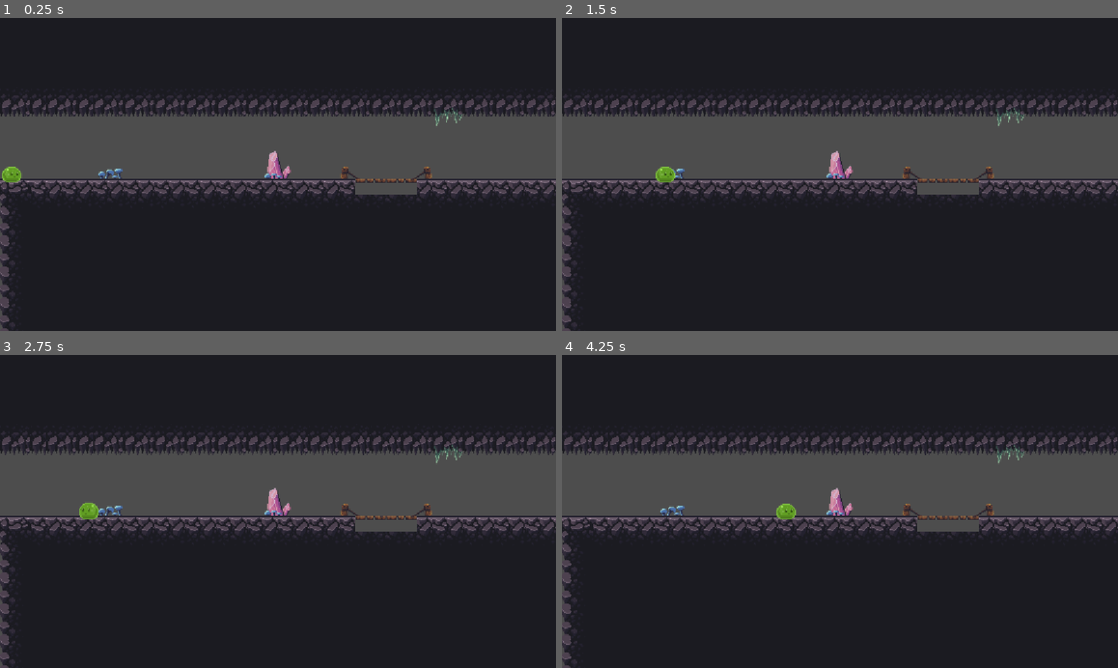
Above: before the commit, frames 1-4 (two rows, left to right).
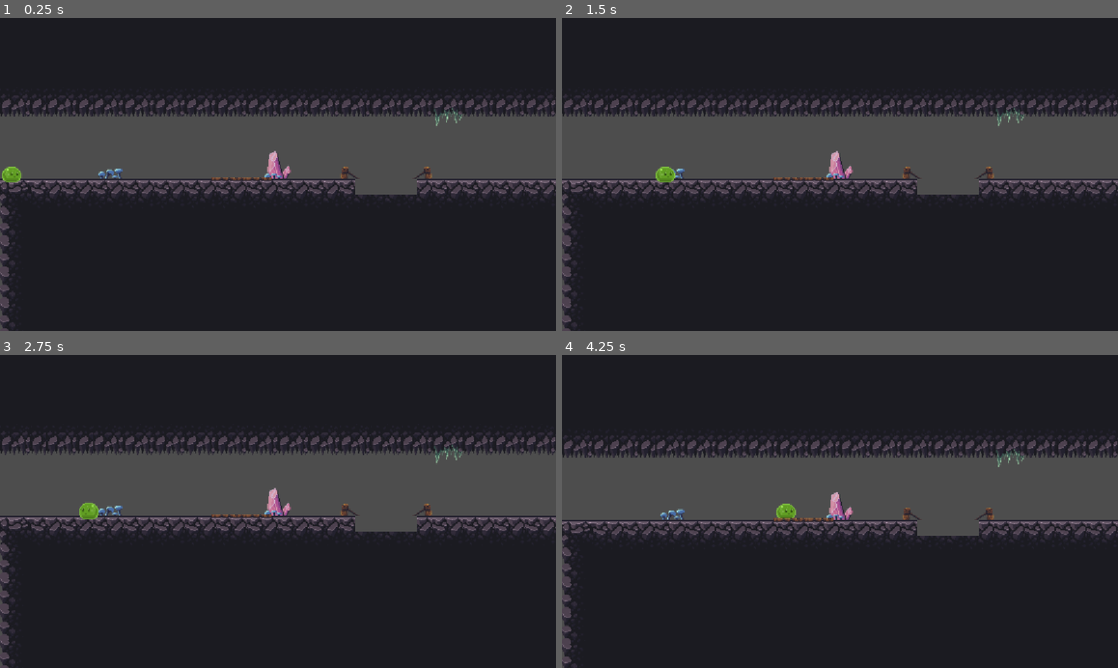
Above: after the commit, the same moments.

Repository: katfishkatfishing/bounce-
Game: Godot game, scene res://scenes/parkour/parkour.tscn
Two runs of this game, one before a commit and one after it. Both use one fixed random seed, a clock stepped at 60 frames per second and the inputs below. This scene is started directly instead of the project's main scene.
Inputs (mouse positions are in pixels of both pictures, inside the frame that each line leads up to):
- Up to frame 1 (0.25 s): no input
- Up to frame 2 (1.5 s): tap Enter at 0.5 s; move the mouse to (962, 158) at 0.52 s; hold W (up) 0.53-1.28 s; hold D (right) from 0.53 s (still down); click (962, 158) at 0.67 s; move the mouse to (728, 190) at 1.27 s; tap Alt at 1.35 s
- Up to frame 3 (2.75 s): tap W (up) at 1.52, 1.55, 1.82 s; move the mouse to (333, 442) at 2.02 s; release D (right) at 2.03 s; hold A (left) from 2.03 s (still down); hold W (up) from 2.03 s (still down); tap Shift at 2.1 s
- Up to frame 4 (4.25 s): move the mouse to (812, 574) at 2.77 s; release A (left) at 2.78 s; release W (up) at 2.78 s; hold D (right) from 2.78 s (still down); tap W (up) at 2.85, 3.02, 3.32 s; click (812, 574) at 2.92 s; move the mouse to (1006, 558) at 3.52 s; hold W (up) from 3.53 s (still down); tap Alt at 3.6 s

The runs differ from the first frame. In frame 1, 0.2% of the frame differs, in the area x 38-75%, y 50-53%; in frame 2, 0.2%; in frame 3, 0.2%; in frame 4, 7.4%, in the area x 0-100%, y 25-100%.

Commit message:
added trap bridge code

Diff:
--- a/bounce!/scenes/parkour/parkour.tscn
+++ b/bounce!/scenes/parkour/parkour.tscn
@@ -402,6 +402,20 @@
 
 [sub_resource type="WorldBoundaryShape2D" id="WorldBoundaryShape2D_g4v7s"]
 
+[sub_resource type="GDScript" id="GDScript_16dot"]
+script/source = "extends AnimatableBody2D
+
+
+# Called when the node enters the scene tree for the first time.
+func _ready() -> void:
+	pass # Replace with function body.
+
+
+# Called every frame. 'delta' is the elapsed time since the previous frame.
+func _process(delta: float) -> void:
+	pass
+"
+
 [sub_resource type="Animation" id="Animation_gokvu"]
 length = 0.001
 tracks/0/type = "value"
@@ -458,7 +472,7 @@
 position = Vector2(-238, -11)
 
 [node name="trapped_bridge" parent="." unique_id=89954691 instance=ExtResource("3_vswcf")]
-position = Vector2(150, 2)
+script = SubResource("GDScript_16dot")
 
 [node name="t-platform" parent="." unique_id=396680342 instance=ExtResource("4_16dot")]
 position = Vector2(991, -9)
--- a/bounce!/scenes/platforms/trapped_bridge.tscn
+++ b/bounce!/scenes/platforms/trapped_bridge.tscn
@@ -1,6 +1,7 @@
 [gd_scene format=3 uid="uid://dwrfkkx08tpfa"]
 
 [ext_resource type="Texture2D" uid="uid://xkffjubrfc4r" path="res://assets/tilemap/crystal cave tiles.png" id="1_0fvhx"]
+[ext_resource type="Script" uid="uid://bgamqyubuemdn" path="res://scripts/trapped_bridge.gd" id="1_6bbn1"]
 
 [sub_resource type="RectangleShape2D" id="RectangleShape2D_g4v7s"]
 size = Vector2(62, 2)
@@ -8,7 +9,44 @@
 [sub_resource type="RectangleShape2D" id="RectangleShape2D_yf5fn"]
 size = Vector2(46, 19)
 
+[sub_resource type="Animation" id="Animation_xgq7l"]
+length = 0.001
+tracks/0/type = "value"
+tracks/0/imported = false
+tracks/0/enabled = true
+tracks/0/path = NodePath(".:position")
+tracks/0/interp = 1
+tracks/0/loop_wrap = true
+tracks/0/keys = {
+"times": PackedFloat32Array(0),
+"transitions": PackedFloat32Array(1),
+"update": 0,
+"values": [Vector2(0, 0)]
+}
+
+[sub_resource type="Animation" id="Animation_6r51h"]
+resource_name = "falling_bridge"
+tracks/0/type = "value"
+tracks/0/imported = false
+tracks/0/enabled = true
+tracks/0/path = NodePath(".:position")
+tracks/0/interp = 1
+tracks/0/loop_wrap = true
+tracks/0/keys = {
+"times": PackedFloat32Array(0, 1),
+"transitions": PackedFloat32Array(1, 1),
+"update": 0,
+"values": [Vector2(0, 0), Vector2(0, 578)]
+}
+
+[sub_resource type="AnimationLibrary" id="AnimationLibrary_yg3e4"]
+_data = {
+&"RESET": SubResource("Animation_xgq7l"),
+&"falling_bridge": SubResource("Animation_6r51h")
+}
+
 [node name="trapped_bridge" type="AnimatableBody2D" unique_id=89954691]
+script = ExtResource("1_6bbn1")
 
 [node name="Sprite2D" type="Sprite2D" parent="." unique_id=965649939]
 texture = ExtResource("1_0fvhx")
@@ -25,3 +63,8 @@
 [node name="CollisionShape2D" type="CollisionShape2D" parent="Sense" unique_id=1690104221]
 position = Vector2(-1, -11.5)
 shape = SubResource("RectangleShape2D_yf5fn")
+
+[node name="AnimationPlayer" type="AnimationPlayer" parent="." unique_id=48853108]
+libraries/ = SubResource("AnimationLibrary_yg3e4")
+
+[connection signal="body_entered" from="Sense" to="." method="_on_sense_body_entered"]
--- /dev/null
+++ b/bounce!/scripts/trapped_bridge.gd
@@ -0,0 +1,19 @@
+extends AnimatableBody2D
+
+@onready var collision_shape_2d: CollisionShape2D = $Sense/CollisionShape2D
+@onready var animation_player: AnimationPlayer = $AnimationPlayer
+
+
+# Called when the node enters the scene tree for the first time.
+func _ready() -> void:
+	pass # Replace with function body.
+
+
+# Called every frame. 'delta' is the elapsed time since the previous frame.
+func _process(delta: float) -> void:
+	pass
+
+
+func _on_sense_body_entered(body: Node2D) -> void:
+	animation_player.play("falling_bridge")
+	hide()
Not shown, added: bounce!/scripts/trapped_bridge.gd.uid
